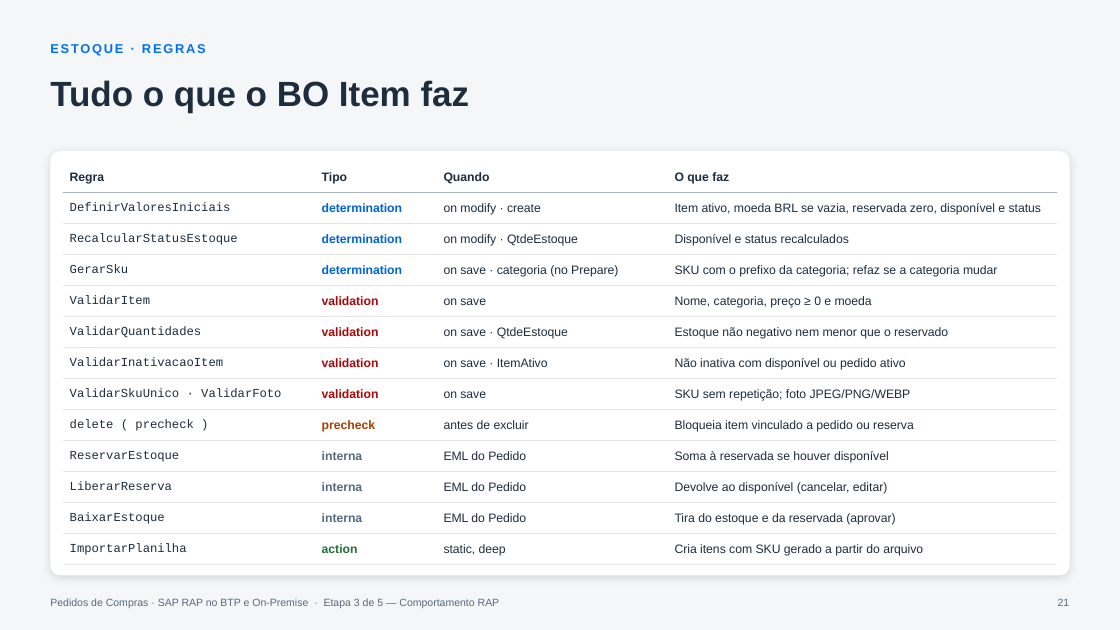
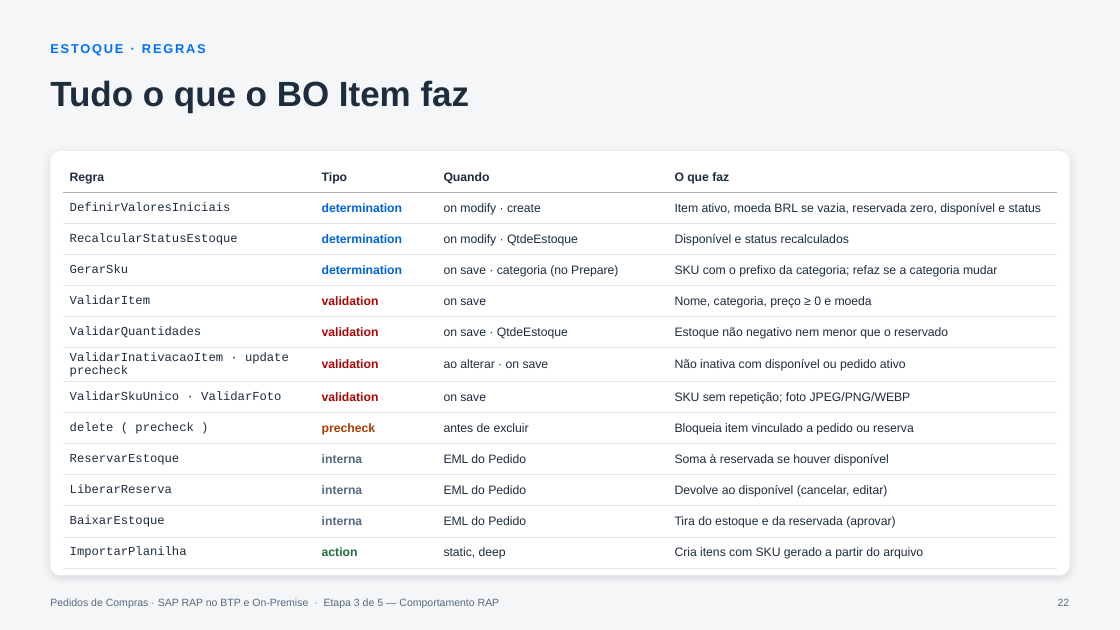
Before and after one commit to AdrianoBispo/sap-abap-rap-pedidos-de-compras-app, a slide deck: slide 22 of docs/apresentacoes/03-comportamento-rap.pptx (slide 21 before the commit). Drawn at 1120x630 pixels with LibreOffice and Linux fonts; fonts in the diff are those of the drawing. Boxes give left, top, right and bottom in pixels: in the first picture for what was removed or moved away, otherwise in the second. Text is boxed around its words. In the diff, an @@ line names an element or a change of style, - is before the commit and + after.

```diff
--- a/docs/apresentacoes/03-comportamento-rap.pptx
+++ b/docs/apresentacoes/03-comportamento-rap.pptx
@@ table at [63, 161, 1057, 563] @@
-row 7, column 1: ValidarInativacaoItem
+row 7, column 1: ValidarInativacaoItem · update precheck
-row 7, column 3: on save · ItemAtivo
+row 7, column 3: ao alterar · on save
@@ page number at [1058, 598, 1070, 606]: text changed @@
-21
+22
```
Also in this commit, not shown: 10 other slides changed, 3 slides added.
